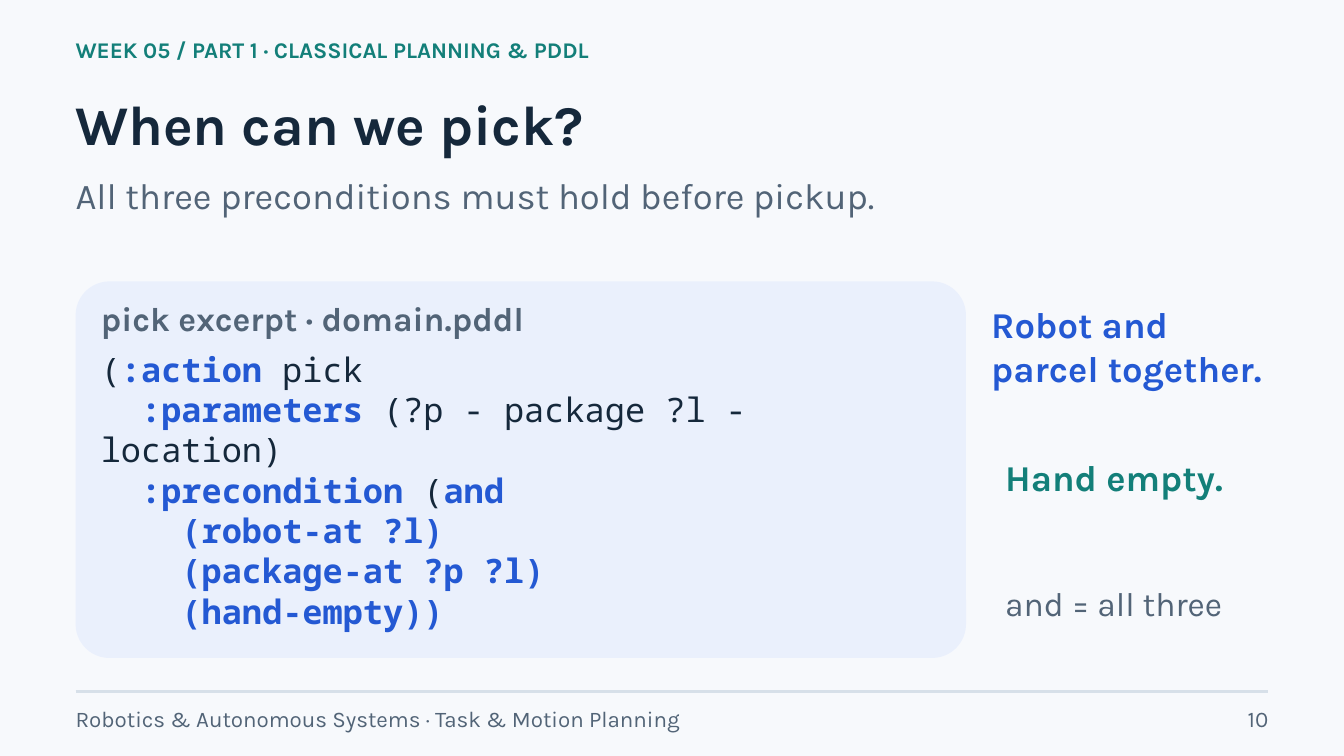
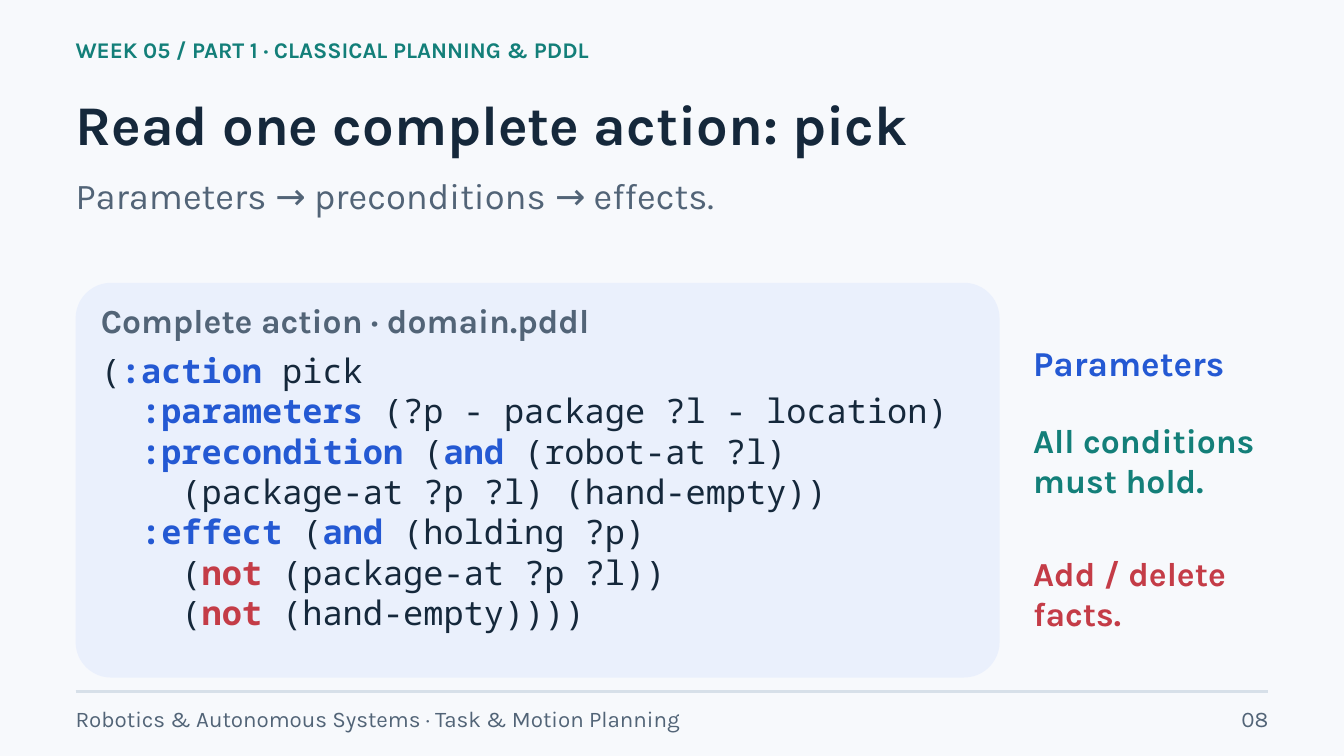
Before and after one commit to lifshitg/robotics-course-demos, a slide deck: slide 8 of week05_task_motion_planning/CLASSICAL_PLANNING_AND_TAMP.pptx (slide 10 before the commit). Drawn at 1344x756 pixels with LibreOffice and Linux fonts; fonts in the diff are those of the drawing. Boxes give left, top, right and bottom in pixels: in the first picture for what was removed or moved away, otherwise in the second. Text is boxed around its words. In the diff, an @@ line names an element or a change of style, - is before the commit and + after.

```diff
--- a/week05_task_motion_planning/CLASSICAL_PLANNING_AND_TAMP.pptx
+++ b/week05_task_motion_planning/CLASSICAL_PLANNING_AND_TAMP.pptx
@@ text at [76,105,907,159]: text changed @@
-When can we pick?
+Read one complete action: pick
@@ text at [76,184,714,218]: text changed @@
-All three preconditions must hold before pickup.
+Parameters → preconditions → effects.
@@ rounded rectangle: place and size @@
-rounded rectangle at [76,281,966,658]
+rounded rectangle at [76,283,1000,679]
@@ text at [101,309,589,341]: text changed @@
-pick excerpt · domain.pddl
+Complete action · domain.pddl
@@ text at [101,357,948,634]: text changed @@
-(:action pick
-:parameters (?p - package ?l - location)
-:precondition (and
-(robot-at ?l)
-(package-at ?p ?l)
-(hand-empty))
+(:action pick
+:parameters (?p - package ?l - location)
+:precondition (and (robot-at ?l)
+(package-at ?p ?l) (hand-empty))
+:effect (and (holding ?p)
+(not (package-at ?p ?l))
+(not (hand-empty))))
@@ text at [1033,353,1224,377]: text changed; size 26 to 25 pt @@
-Robot and parcel together.
+Parameters
@@ text at [1033,429,1254,494]: text changed; size 26 to 24 pt @@
-Hand empty.
+All conditions must hold.
@@ text at [1033,563,1226,627]: text changed; text colour #526477 to #C43C47; bold on @@
-and = all three
+Add / delete facts.
@@ text at [1241,712,1268,727]: text changed @@
-10
+08
```
Also in this commit, not shown: 12 other slides changed, 10 slides added, 14 slides removed, 47 other files.
